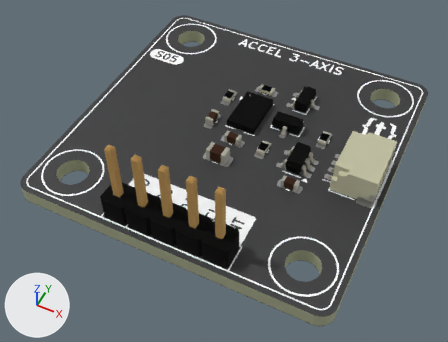
What one commit did to the glTF model assets/img/kit/s05.glb.
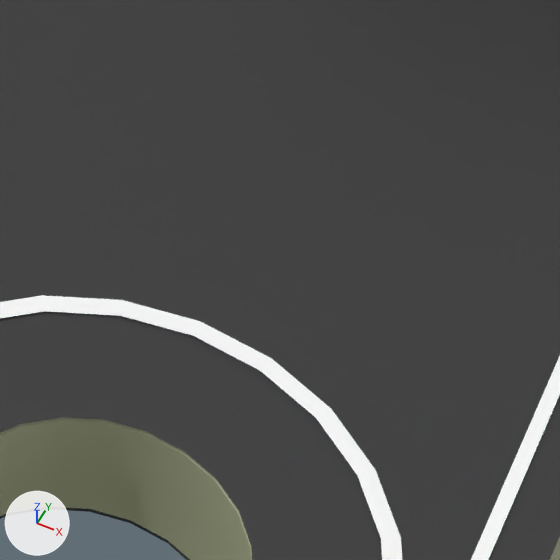
The first picture shows the older version from a 50 mm lens placed at (0.1351, -0.1574, 0.0467), pointed at (0.1166, -0.1205, 0.0005). The close-ups show the older and then the newer version on the part from 66% to 80% of the width and 59% to 78% of the height of that picture. Only the edits that show in the close-ups are written down. Every picture has the same lights, and +X, +Y and +Z are marked at lower left. Where no turn or scale is listed for an object, it has been applied to the vertices. Vertices at exactly the same position are counted once.

Names of what the first close-up shows: '=>[0:1:1:11]', '=>[0:1:1:13]', '=>[0:1:1:15]' and 1 more.
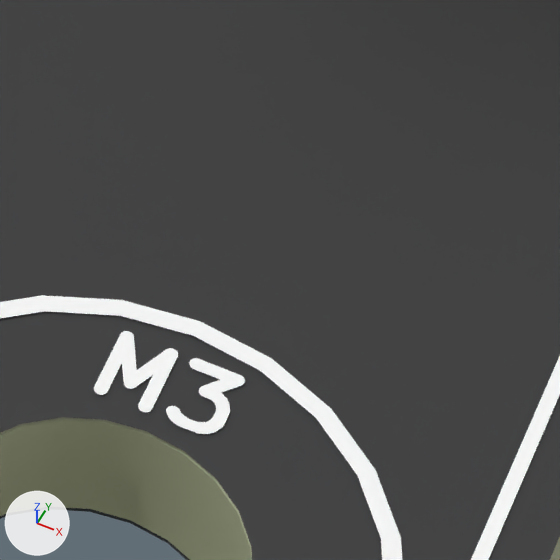
Diff of the bpy script that builds the scene:
```diff
--- a/assets/img/kit/s05.glb.py
+++ b/assets/img/kit/s05.glb.py
@@ me_adxl345_silkscreen @@
 # used by ob_0_1_1_11; location = (0.0, 0.0, 0.0)
-me_adxl345_silkscreen.from_pydata(...)  # 3129 vertices, 3063 faces; spans x 0.1005..0.1315, y -0.1315..-0.1005, z 0.0016
+me_adxl345_silkscreen.from_pydata(...)  # 3689 vertices, 3607 faces; spans x 0.1005..0.1315, y -0.1315..-0.1005, z 0.0016
+# me_adxl345_silkscreen part 1: a new loose piece of 75 vertices spanning x 0.1281..0.1287, y -0.1262..-0.1254, z 0.0016, in mat_mat_12 (white #fbfbfb)
+# me_adxl345_silkscreen part 2: a new loose piece of 65 vertices spanning x 0.1273..0.128, y -0.1262..-0.1254, z 0.0016, in mat_mat_12 (white #fbfbfb)
+# other edits to the shape of me_adxl345_silkscreen do not show in these pictures
 me_adxl345_silkscreen.materials.append(mat_mat_12)
```

Changed parts and their boxes (x1, y1, x2, y2) in the close-ups (560 x 560 px):
part 1 of me_adxl345_silkscreen, added: after (166, 358, 245, 434)
part 2 of me_adxl345_silkscreen, added: after (94, 331, 178, 412)
